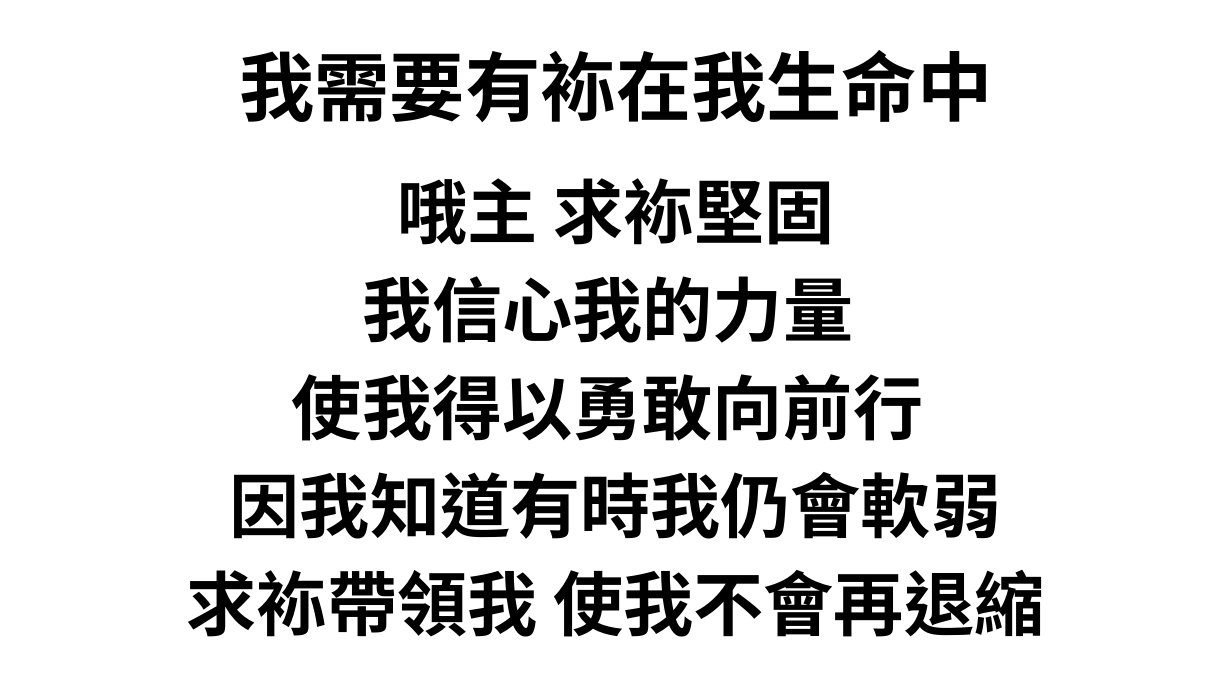
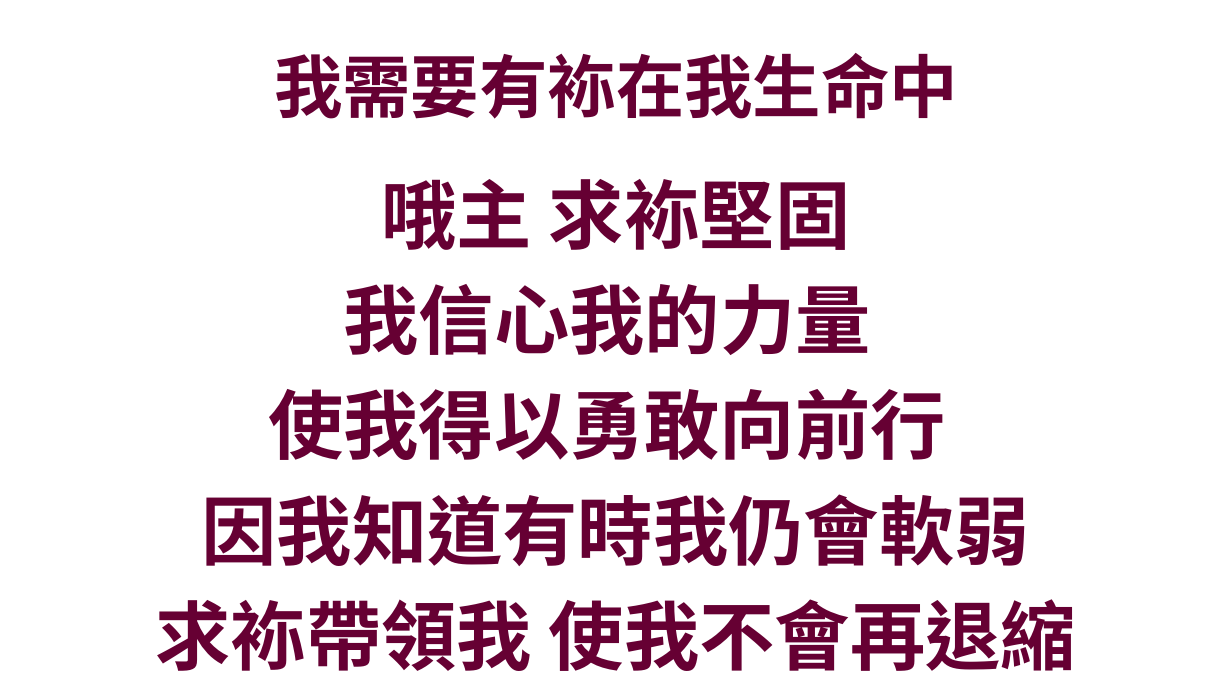
Before and after one commit to batisuoc/prayermeeting, a slide deck: slide 17 of 2020/7月/23-7-2020.pptx. Drawn at 1232x693 pixels with LibreOffice and Linux fonts; fonts in the diff are those of the drawing; background and template pictures are left out. Boxes give left, top, right and bottom in pixels: in the first picture for what was removed or moved away, otherwise in the second. Text is boxed around its words. In the diff, an @@ line names an element or a change of style, - is before the commit and + after.

Commit message:
Update ppts

```diff
--- a/2020/7月/23-7-2020.pptx
+++ b/2020/7月/23-7-2020.pptx
@@ title "我需要有袮在我生命中" at <box>274,53,958,119</box>: size 44 to 40 pt, text colour #000000 to #660033 @@
@@ text "哦主 求袮堅固": place and size @@
-text "哦主 求袮堅固" at <box>187,178,1044,637</box>
+text "哦主 求袮堅固" at <box>155,179,1076,671</box>
@@ text "哦主 求袮堅固" at <box>155,179,1076,671</box>: size 41 to 44 pt, text colour #000000 to #660033 @@
```
Also in this commit, not shown: 21 other slides changed, 4 other files.
